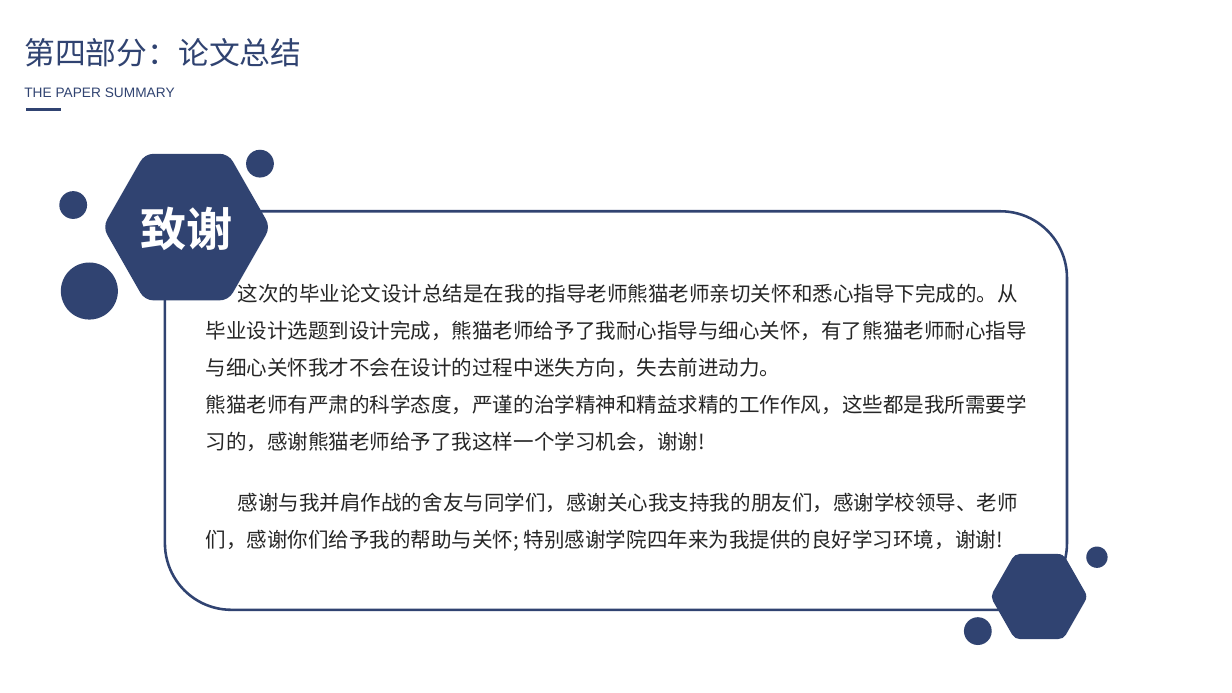
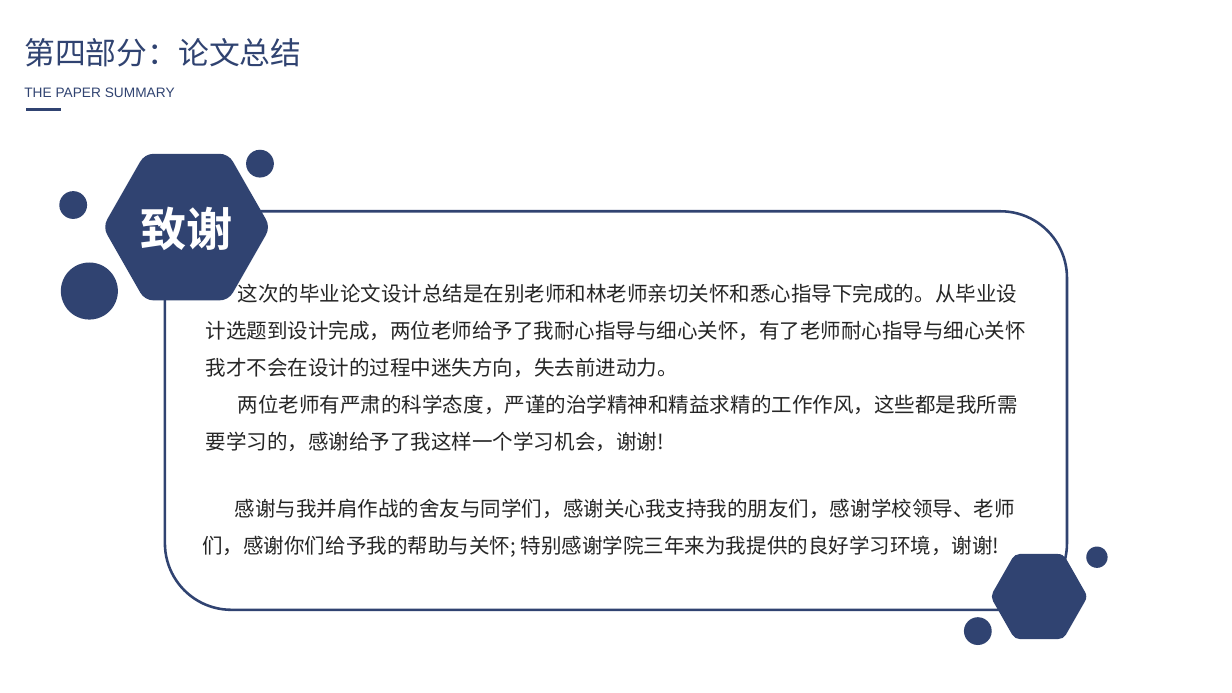
Before and after one commit to yxm785872911/paper, a slide deck: slide 26 of 答辩ppt初稿.pptx (slide 20 before the commit). Drawn at 1232x693 pixels with LibreOffice and Linux fonts; fonts in the diff are those of the drawing. Boxes give left, top, right and bottom in pixels: in the first picture for what was removed or moved away, otherwise in the second. Text is boxed around its words. In the diff, an @@ line names an element or a change of style, - is before the commit and + after.

```diff
--- a/答辩ppt初稿.pptx
+++ b/答辩ppt初稿.pptx
@@ text at <box>206,281,1026,451</box>: text changed @@
-这次的毕业论文设计总结是在我的指导老师熊猫老师亲切关怀和悉心指导下完成的。从毕业设计选题到设计完成，熊猫老师给予了我耐心指导与细心关怀，有了熊猫老师耐心指导与细心关怀我才不会在设计的过程中迷失方向，失去前进动力。
-熊猫老师有严肃的科学态度，严谨的治学精神和精益求精的工作作风，这些都是我所需要学习的，感谢熊猫老师给予了我这样一个学习机会，谢谢!
+这次的毕业论文设计总结是在别老师和林老师亲切关怀和悉心指导下完成的。从毕业设计选题到设计完成，两位老师给予了我耐心指导与细心关怀，有了老师耐心指导与细心关怀我才不会在设计的过程中迷失方向，失去前进动力。
+两位老师有严肃的科学态度，严谨的治学精神和精益求精的工作作风，这些都是我所需要学习的，感谢给予了我这样一个学习机会，谢谢!
@@ text at <box>202,498,1014,557</box>: text changed @@
-感谢与我并肩作战的舍友与同学们，感谢关心我支持我的朋友们，感谢学校领导、老师们，感谢你们给予我的帮助与关怀; 特别感谢学院四年来为我提供的良好学习环境，谢谢!
+感谢与我并肩作战的舍友与同学们，感谢关心我支持我的朋友们，感谢学校领导、老师们，感谢你们给予我的帮助与关怀; 特别感谢学院三年来为我提供的良好学习环境，谢谢!
```
Also in this commit, not shown: 8 other slides changed, 9 slides added, 3 slides removed, 1 other file.
